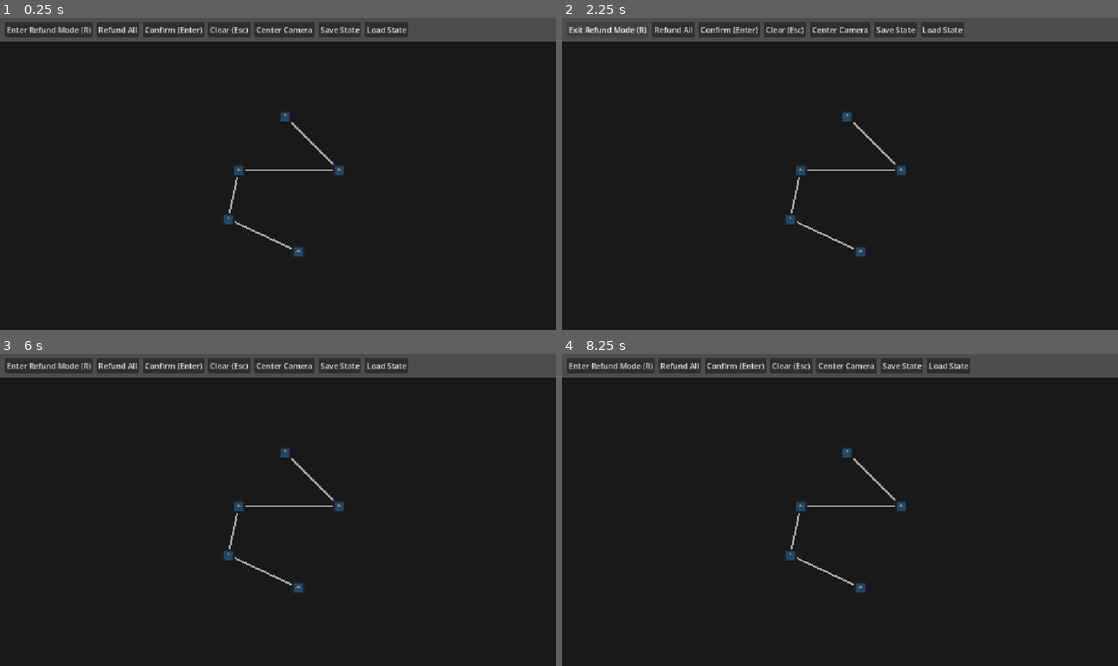
Above: before the commit, frames 1-4 (two rows, left to right).
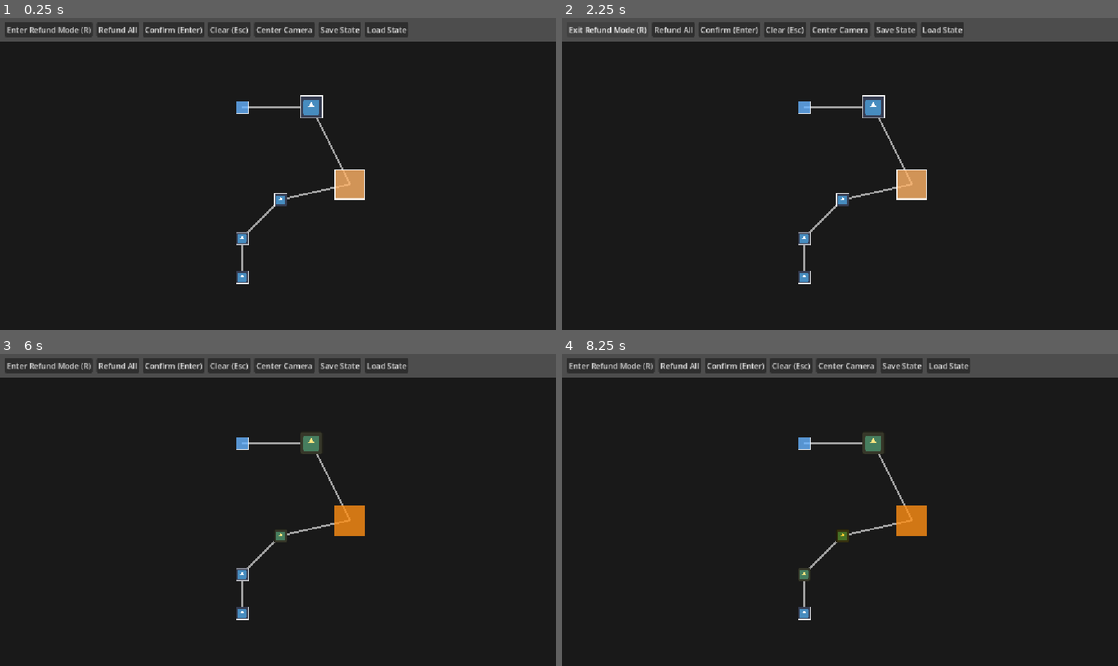
Above: after the commit, the same moments.

Repository: MuhammedTurkmen/Godot-Node-Tree-Editor
Game: Godot game, scene res://debug/scenes/test.tscn
Same seed, same stepped clock (60 frames per second), same inputs: the game is played once before the commit and once after it.
Inputs (mouse positions are in pixels of both pictures, inside the frame that each line leads up to):
- Up to frame 1 (0.25 s): no input
- Up to frame 2 (2.25 s): click "Enter Refund Mode (R)" at 0.5 s; click "Confirm (Enter)" at 1.25 s; click "Enter Refund Mode (R)" at 2 s
- Up to frame 3 (6 s): click "Confirm (Enter)" at 2.75 s; click "Refund All" at 3.5 s; click "Clear (Esc)" at 4.25 s; click "Center Camera" at 5 s; click (339, 506) at 5.77 s
- Up to frame 4 (8.25 s): click (806, 612) at 6.52 s; click (801, 506) at 7.27 s; click (840, 534) at 8.02 s

The runs differ from the first frame. In frame 1, 1.9% of the frame differs, in the area x 40-66%, y 24-86%; in frame 2, 1.9%; in frame 3, 1.9%; in frame 4, 1.9%.

Commit message:
node tree editor: validator added

Diff:
--- a/bayterek_data/group_1/tree_1.tres
+++ b/bayterek_data/group_1/tree_1.tres
@@ -1,92 +1,145 @@
-[gd_resource type="Resource" script_class="BayterekTree" format=3 uid="uid://b6yb5nyvedfkp"]
+[gd_resource type="Resource" script_class="BayterekTree" format=3 uid="uid://dpct2yoh4f760"]
 
 [ext_resource type="Script" uid="uid://coud0luk3tb2i" path="res://addons/bayterek/scripts/resources/bayterek_node.gd" id="1_d7nu5"]
 [ext_resource type="Texture2D" uid="uid://neinc785lt3k" path="res://icon.svg" id="2_p7r5a"]
+[ext_resource type="Texture2D" uid="uid://brdob75d0ryhu" path="res://medium_border.png" id="2_s5f85"]
 [ext_resource type="Script" uid="uid://c7f580sw7db7" path="res://addons/bayterek/scripts/resources/bayterek_tree.gd" id="2_y2ort"]
 [ext_resource type="Script" uid="uid://c0c2iqu2v4mjr" path="res://addons/bayterek/scripts/resources/bayterek_prefab.gd" id="3_p7r5a"]
 [ext_resource type="Script" uid="uid://d0deeukciqy7f" path="res://addons/bayterek/scripts/shared/bayterek_line_data.gd" id="3_tyv6k"]
 
-[sub_resource type="Resource" id="Resource_fi42j"]
+[sub_resource type="Resource" id="Resource_32bmc"]
 script = ExtResource("3_tyv6k")
 
-[sub_resource type="Resource" id="Resource_s5f85"]
+[sub_resource type="Resource" id="Resource_gmi7d"]
 script = ExtResource("1_d7nu5")
-reference_id = "ba418da0-4c96-414c-9f28-ddd820ef8910"
-id = 23
-name = "Yeni"
+reference_id = "c2f66cb8-e22c-4405-9a70-bba43ecfd1f3"
+id = 1
+name = "Small Node"
 icon = ExtResource("2_p7r5a")
-position = Vector2(-703.55566, -106)
+border_normal = ExtResource("2_s5f85")
+position = Vector2(-160, 112)
 line_data = {
-25: SubResource("Resource_fi42j")
+3: SubResource("Resource_32bmc")
 }
-out_nodes = Array[int]([25])
-in_nodes = Array[int]([24])
+out_nodes = Array[int]([3])
+
+[sub_resource type="Resource" id="Resource_4kaxi"]
+script = ExtResource("3_tyv6k")
+
+[sub_resource type="Resource" id="Resource_fi42j"]
+script = ExtResource("1_d7nu5")
+reference_id = "c2f66cb8-e22c-4405-9a70-bba43ecfd1f3"
+id = 2
+name = "Small Node"
+icon = ExtResource("2_p7r5a")
+border_normal = ExtResource("2_s5f85")
+position = Vector2(-80, -48)
+line_data = {
+5: SubResource("Resource_4kaxi")
+}
+out_nodes = Array[int]([5])
+in_nodes = Array[int]([3])
 
 [sub_resource type="Resource" id="Resource_8xuuo"]
 script = ExtResource("3_tyv6k")
 
-[sub_resource type="Resource" id="Resource_p7r5a"]
+[sub_resource type="Resource" id="Resource_l3jbr"]
 script = ExtResource("1_d7nu5")
-id = 24
-name = "Yeni"
+reference_id = "c2f66cb8-e22c-4405-9a70-bba43ecfd1f3"
+id = 3
+name = "Small Node"
 icon = ExtResource("2_p7r5a")
-position = Vector2(-911.55566, -106)
+border_normal = ExtResource("2_s5f85")
+position = Vector2(-160, 32)
 line_data = {
-23: SubResource("Resource_8xuuo")
+2: SubResource("Resource_8xuuo")
 }
-out_nodes = Array[int]([23])
-in_nodes = Array[int]([27])
-
-[sub_resource type="Resource" id="Resource_tyv6k"]
-script = ExtResource("1_d7nu5")
-id = 25
-name = "Yeni"
-icon = ExtResource("2_p7r5a")
-position = Vector2(-815.55566, -218)
-in_nodes = Array[int]([23])
-
-[sub_resource type="Resource" id="Resource_gmi7d"]
-script = ExtResource("1_d7nu5")
-is_root = true
-id = 26
-name = "Yeni"
-icon = ExtResource("2_p7r5a")
-position = Vector2(-787.7937, 62.714355)
-in_nodes = Array[int]([27])
-
-[sub_resource type="Resource" id="Resource_l3jbr"]
-script = ExtResource("3_tyv6k")
+out_nodes = Array[int]([2])
+in_nodes = Array[int]([1])
 
 [sub_resource type="Resource" id="Resource_1jmks"]
 script = ExtResource("3_tyv6k")
 
-[sub_resource type="Resource" id="Resource_4kaxi"]
+[sub_resource type="Resource" id="Resource_hm53d"]
 script = ExtResource("1_d7nu5")
-id = 27
-name = "Yeni"
+is_root = true
+reference_id = "a8ae650c-4c3a-436d-baa4-c6c5867a00ee"
+id = 5
+name = "Large Node"
+type = 2
+border_normal = ExtResource("2_s5f85")
+position = Vector2(64, -80)
+line_data = {
+7: SubResource("Resource_1jmks")
+}
+out_nodes = Array[int]([7])
+in_nodes = Array[int]([2])
+
+[sub_resource type="Resource" id="Resource_4qtot"]
+script = ExtResource("3_tyv6k")
+
+[sub_resource type="Resource" id="Resource_stsm4"]
+script = ExtResource("1_d7nu5")
+reference_id = "3cacb8f7-6e8f-475a-b60c-3276e7b310cd"
+id = 7
+name = "Medium Node"
+type = 1
 icon = ExtResource("2_p7r5a")
-position = Vector2(-932.8889, -4.666748)
+border_normal = ExtResource("2_s5f85")
+position = Vector2(-16, -240)
 line_data = {
-24: SubResource("Resource_l3jbr"),
-26: SubResource("Resource_1jmks")
+9: SubResource("Resource_4qtot")
 }
-out_nodes = Array[int]([24, 26])
+out_nodes = Array[int]([9])
+in_nodes = Array[int]([5])
 
-[sub_resource type="Resource" id="Resource_32bmc"]
+[sub_resource type="Resource" id="Resource_b6bgd"]
+script = ExtResource("1_d7nu5")
+reference_id = "e3b08f72-c2c0-4be6-9749-c9c82ef6c22e"
+id = 9
+name = "Small Node"
+border_normal = ExtResource("2_s5f85")
+position = Vector2(-160, -240)
+in_nodes = Array[int]([7])
+
+[sub_resource type="Resource" id="Resource_l30q8"]
 script = ExtResource("3_p7r5a")
-reference_id = "ba418da0-4c96-414c-9f28-ddd820ef8910"
-node_name = "Yeni"
+reference_id = "c2f66cb8-e22c-4405-9a70-bba43ecfd1f3"
+node_name = "Small Node"
 icon = ExtResource("2_p7r5a")
+border_normal = ExtResource("2_s5f85")
+
+[sub_resource type="Resource" id="Resource_ev4tw"]
+script = ExtResource("3_p7r5a")
+reference_id = "e3b08f72-c2c0-4be6-9749-c9c82ef6c22e"
+node_name = "Small Node"
+border_normal = ExtResource("2_s5f85")
+
+[sub_resource type="Resource" id="Resource_govpd"]
+script = ExtResource("3_p7r5a")
+reference_id = "3cacb8f7-6e8f-475a-b60c-3276e7b310cd"
+node_name = "Medium Node"
+type = 1
+icon = ExtResource("2_p7r5a")
+border_normal = ExtResource("2_s5f85")
+
+[sub_resource type="Resource" id="Resource_s6ywc"]
+script = ExtResource("3_p7r5a")
+reference_id = "a8ae650c-4c3a-436d-baa4-c6c5867a00ee"
+node_name = "Large Node"
+type = 2
+border_normal = ExtResource("2_s5f85")
 
 [resource]
 script = ExtResource("2_y2ort")
 id = "tree_1"
 name = "Tree 1"
-id_counter = 27
+id_counter = 10
+border_scale = 2.5
 icon_sizes = {
-0: Vector2(0, 0),
-1: Vector2(0, 0),
-2: Vector2(0, 0)
+0: Vector2(25, 10),
+1: Vector2(45, 45),
+2: Vector2(60, 60)
 }
 icons = {
 0: null,
@@ -98,9 +151,11 @@
 1: Vector2(48, 48),
 2: Vector2(64, 64)
 }
-nodes = Array[ExtResource("1_d7nu5")]([SubResource("Resource_s5f85"), SubResource("Resource_p7r5a"), SubResource("Resource_tyv6k"), SubResource("Resource_gmi7d"), SubResource("Resource_4kaxi")])
+nodes = Array[ExtResource("1_d7nu5")]([SubResource("Resource_gmi7d"), SubResource("Resource_fi42j"), SubResource("Resource_l3jbr"), SubResource("Resource_hm53d"), SubResource("Resource_stsm4"), SubResource("Resource_b6bgd")])
 prefabs = {
-0: [SubResource("Resource_32bmc")]
+0: [SubResource("Resource_l30q8"), SubResource("Resource_ev4tw")],
+1: [SubResource("Resource_govpd")],
+2: [SubResource("Resource_s6ywc")]
 }
-hierarchy_split_offset = -400
+hierarchy_split_offset = -382
 prefabs_split_offset = 259
Not shown, changed: addons/bayterek/scripts/editor/bayterek_editor.gd
Not shown, changed: addons/bayterek/scripts/editor/bayterek_validator.gd
Not shown, changed: addons/bayterek/scripts/editor/ui/fade_out.gd
Not shown: 1 places in bayterek_data/group_1/group_1.tres that only renumber resources
Not shown: 1 places in bayterek_data/registry.tres that only renumber resources
Binary file added: big_border.png
Not shown, added: big_border.png.import
Binary file added: medium_border.png
Not shown, added: medium_border.png.import
Binary file added: small_border.png
Not shown, added: small_border.png.import
